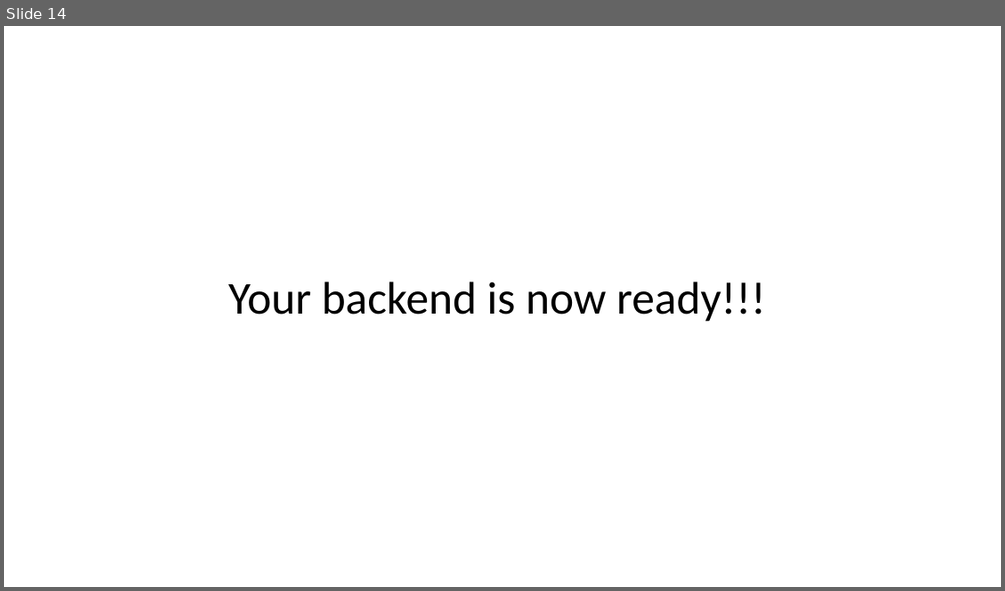
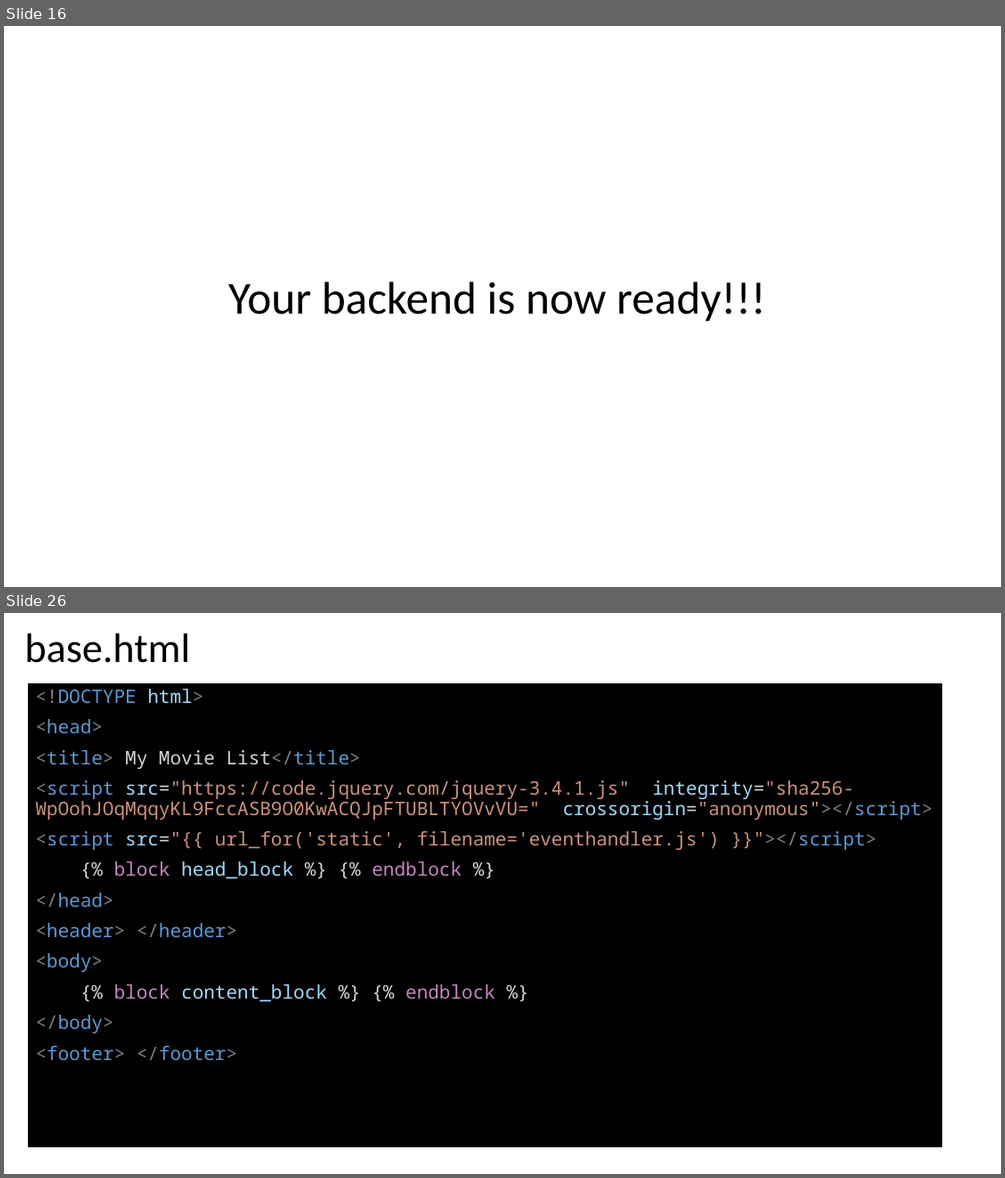
Before and after one commit to DivyaKampalli/movie-rating, a slide deck: Fullstack Tutorial.pptx. Shown one above the other, each under a label of ours: slide 14 before the commit, slides 16 and 26 after it; the slides between them are not shown. The pictures are 1005x591 and 1005x1178 pixels, drawn with LibreOffice and Linux fonts; fonts in the diff are those of the drawing. Boxes give left, top, right and bottom in pixels: in the first picture for what was removed or moved away, otherwise in the second. Text is boxed around its words. In the diff, an @@ line names an element or a change of style, - is before the commit and + after.

```diff
--- a/Fullstack Tutorial.pptx
+++ b/Fullstack Tutorial.pptx
@@ slide 26 added at [4,613,1001,1174], background #FFFFFF @@
@@ title added at [24,633,190,663], 39.6 pt, text #000000 @@
+base.html
@@ text added at [28,683,942,1147], fill #000000, 18 pt, text #CE9178 @@
+<!DOCTYPE html>
+<head>
+<title> My Movie List</title>
+<script src="https://code.jquery.com/jquery-3.4.1.js" integrity="sha256-WpOohJOqMqqyKL9FccASB9O0KwACQJpFTUBLTYOVvVU=" crossorigin="anonymous"></script>
+<script src="{{ url_for('static', filename='eventhandler.js') }}"></script>
+{% block head_block %} {% endblock %}
+</head>
+<header> </header>
+<body>
+{% block content_block %} {% endblock %}
+</body>
+<footer> </footer>
@@ what was slide 14 is now slide 16 @@
```
Also in this commit, not shown: 4 slides changed, 12 other slides added, 7 other files.
